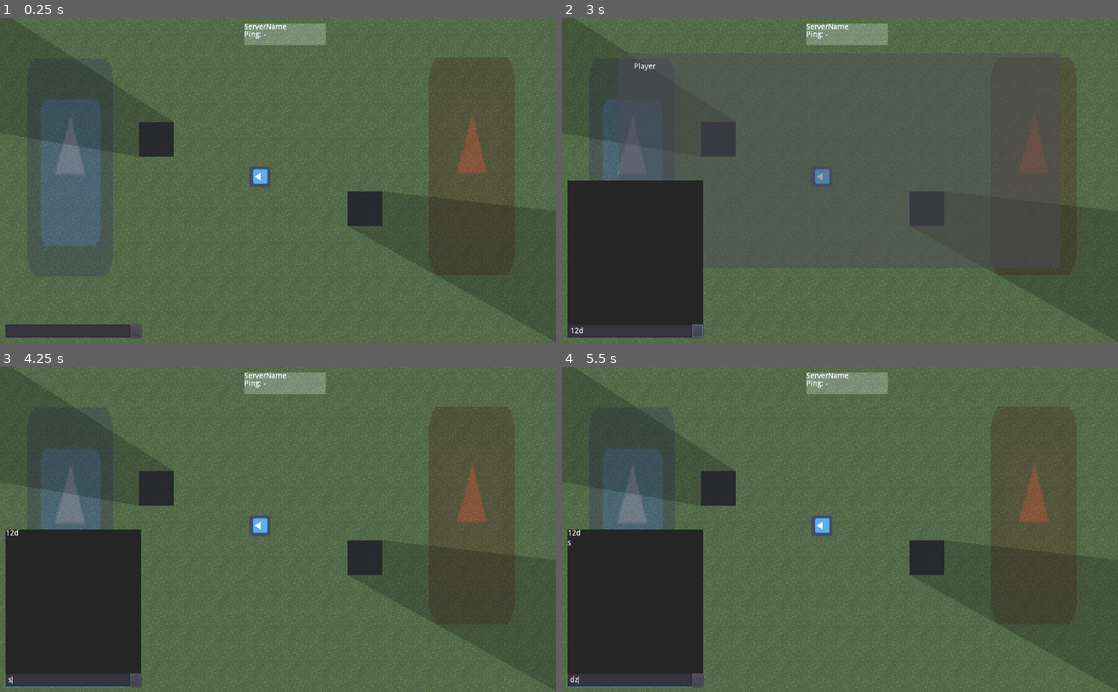
Above: before the commit, frames 1-4 (two rows, left to right).
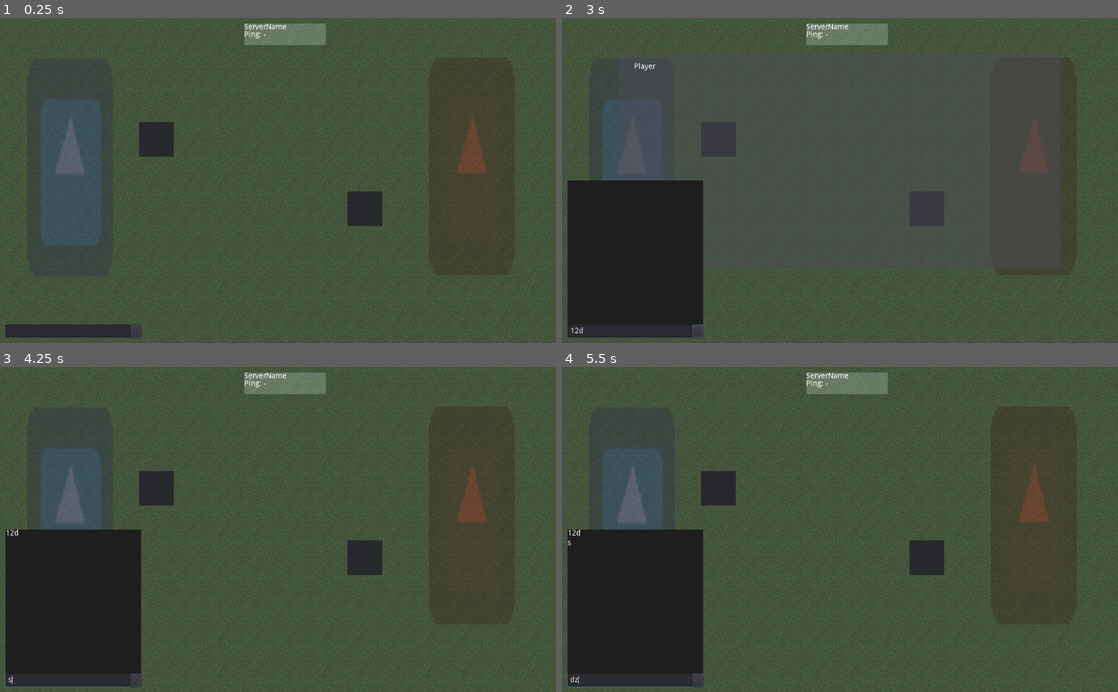
Above: after the commit, the same moments.

Repository: Arthurmtro/gdtCounterStroke
Game: Godot game, scene res://scenes/game_world.tscn
Same seed, same stepped clock (60 frames per second), same inputs: the game is played once before the commit and once after it. This scene is started directly instead of the project's main scene. The engine's default icon, where the game draws it, is replaced by a stand-in: a white triangle on a blue panel in a dark square.
Inputs (mouse positions are in pixels of both pictures, inside the frame that each line leads up to):
- Up to frame 1 (0.25 s): no input
- Up to frame 2 (3 s): click (628, 330) at 0.52 s; type "12" at 0.6 s; click (845, 196) at 1.25 s; click (695, 330) at 2 s; tap Enter (ui_accept) at 2.75 s; move the mouse to (962, 164) at 2.77 s; hold D (move_right) from 2.78 s (still down); hold Tab (toggle_score) from 2.78 s (still down)
- Up to frame 3 (4.25 s): tap Enter (ui_accept) at 3.02, 3.5, 3.77 s; move the mouse to (166, 545) at 3.52 s; release D (move_right) at 3.53 s; release Tab (toggle_score) at 3.53 s; hold S (move_down) from 3.53 s (still down); tap Tab (toggle_score) at 3.6 s
- Up to frame 4 (5.5 s): tap Enter (ui_accept) at 4.25, 5, 5.27 s; move the mouse to (895, 458) at 4.27 s; release S (move_down) at 4.28 s; hold D (move_right) 4.28-5.03 s; hold Tab (toggle_score) 4.28-5.03 s; move the mouse to (812, 594) at 5.02 s; hold Z (move_up) from 5.03 s (still down); tap Tab (toggle_score) at 5.1 s

The runs differ from the first frame. In frame 1, 4.7% of the frame differs, in the area x 0-100%, y 0-100%; in frame 2, 1.7%; in frame 3, 4.3%; in frame 4, 4.3%.

Commit message:
adding team and colliders

Diff:
--- a/scenes/game_world.tscn
+++ b/scenes/game_world.tscn
@@ -6,14 +6,6 @@
 [ext_resource path="res://tilesets/tileset01.tres" type="TileSet" id=4]
 [ext_resource path="res://scenes/player.tscn" type="PackedScene" id=5]
 
-[sub_resource type="CanvasItemMaterial" id=6]
-blend_mode = 4
-light_mode = 1
-
-[sub_resource type="CanvasItemMaterial" id=5]
-blend_mode = 4
-light_mode = 1
-
 [sub_resource type="CanvasItemMaterial" id=1]
 blend_mode = 4
 light_mode = 1
@@ -21,6 +13,17 @@
 [sub_resource type="CanvasItemMaterial" id=2]
 blend_mode = 4
 light_mode = 1
+
+[sub_resource type="CanvasItemMaterial" id=3]
+blend_mode = 4
+light_mode = 1
+
+[sub_resource type="CanvasItemMaterial" id=4]
+blend_mode = 4
+light_mode = 1
+
+[sub_resource type="CircleShape2D" id=5]
+radius = 101.325
 
 [node name="GameWorld" type="Node2D"]
 script = ExtResource( 1 )
@@ -258,6 +261,18 @@
 texture = ExtResource( 3 )
 
 [node name="PlayerRoot" parent="." instance=ExtResource( 5 )]
-position = Vector2( 478.596, 292.953 )
+visible = false
+position = Vector2( -67.3406, 228.356 )
+move_speed = 300
+
+[node name="Area2D" type="Area2D" parent="."]
+position = Vector2( -181.621, -64.2187 )
+input_pickable = false
+priority = 1.0
+collision_layer = 63
+
+[node name="CollisionShape2D" type="CollisionShape2D" parent="Area2D"]
+position = Vector2( 49.7422, 39.1909 )
+shape = SubResource( 5 )
 [connection signal="pressed" from="HUD/btClearFocus" to="." method="_on_btClearFocus_pressed"]
 [connection signal="value_changed" from="HUD/PanelFakeLatency/txtFakeLatency" to="." method="_on_txtFakeLatency_value_changed"]
--- a/scenes/player.tscn
+++ b/scenes/player.tscn
@@ -4,12 +4,11 @@
 [ext_resource path="res://scripts/player.gd" type="Script" id=2]
 [ext_resource path="res://assets/light_mask.jpg" type="Texture" id=3]
 
-[sub_resource type="RectangleShape2D" id=1]
-extents = Vector2( 18.9236, 18.9383 )
+[sub_resource type="CircleShape2D" id=1]
+radius = 23.4999
 
 [node name="PlayerRoot" type="KinematicBody2D"]
 z_as_relative = false
-collision_layer = 7
 script = ExtResource( 2 )
 
 [node name="icon" type="Sprite" parent="."]
@@ -18,14 +17,14 @@
 texture = ExtResource( 1 )
 
 [node name="CollisionShape2D" type="CollisionShape2D" parent="."]
-visible = false
+light_mask = 3
 shape = SubResource( 1 )
 
 [node name="Camera2D" type="Camera2D" parent="."]
 light_mask = 32
 
 [node name="light" type="Light2D" parent="Camera2D"]
-position = Vector2( 0.527039, 1.26352 )
+position = Vector2( -99.934, 88.0697 )
 texture = ExtResource( 3 )
 texture_scale = 13.37
 energy = 0.5
--- a/scripts/game_world.gd
+++ b/scripts/game_world.gd
@@ -9,6 +9,7 @@
 var player_row = {}
 onready var current_time = 0
 var from_to = {}
+var move_dir = Vector2()
 
 func _ready():
 	# Connect event handler to the player_list_changed signal
@@ -69,6 +70,8 @@
 	update_state()
 
 
+
+
 # Update and generate a game state snapshot.
 func update_state():
 	# If not on the server, bail
@@ -93,6 +96,7 @@
 			continue
 
 		var p_pos = player_node.position
+		var p = player_node
 		var p_rot = player_node.rotation
 
 		# Check if there is any input for this player. In that case, update the state
@@ -102,8 +106,8 @@
 
 			# Now, for each input entry, calculate the resulting state
 			for input in gamestate.player_input[p_id]:
+				var move_dir = Vector2()
 				# Build the movement direction vector based on the input
-				var move_dir = Vector2()
 				if (input.up):
 					move_dir.y -= 1
 				if (input.down):
@@ -114,11 +118,12 @@
 					move_dir.x += 1
 
 				# Update the position
-				p_pos += move_dir.normalized() * player_node.move_speed * delta
+				p_pos += p.move_and_slide(move_dir.normalized() * player_node.move_speed * delta)
 				# And rotation
 				p_rot = p_pos.angle_to_point(input.mouse_pos)
 
 			# Cleanup the input vector
+			#move_dir = p.move_and_slide(p_pos)
 			gamestate.player_input[p_id].clear()
 
 		# Build player_data entry
Not shown, changed: export_presets.cfg
Not shown: 5 places in scenes/game_world.tscn that only renumber resources
Not shown, added: gdnettut.exe
Not shown, added: gdnettut.pck
